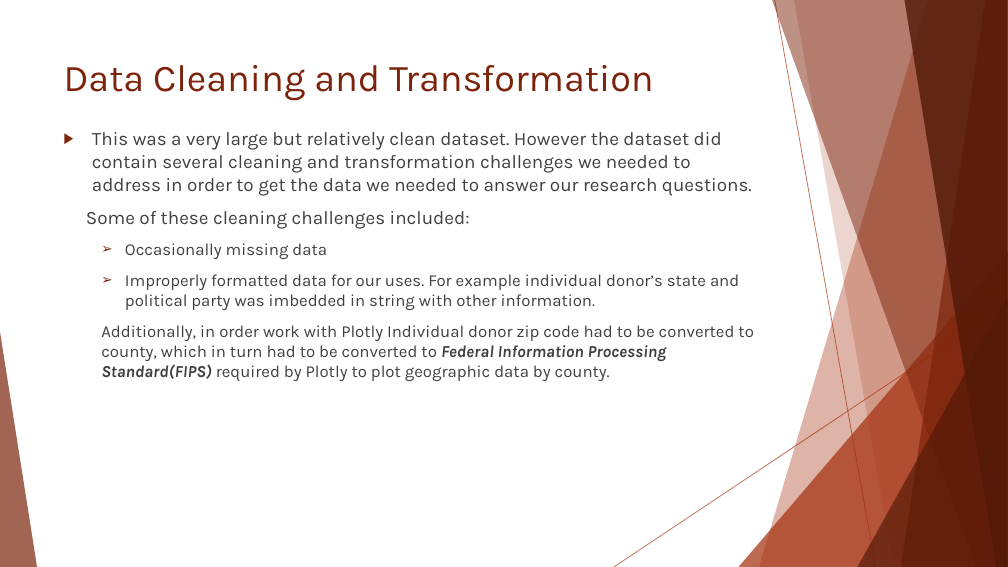
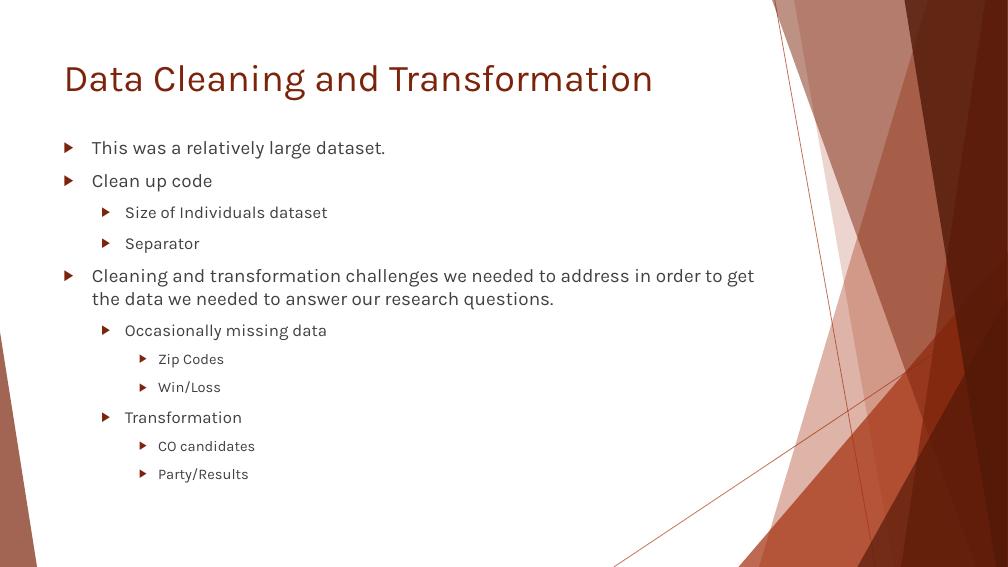
Before and after one commit to dslachar/analysis_of_crp_data, a slide deck: slide 5 of project_presention.pptx. Drawn at 1008x567 pixels with LibreOffice and Linux fonts; fonts in the diff are those of the drawing. Boxes give left, top, right and bottom in pixels: in the first picture for what was removed or moved away, otherwise in the second. Text is boxed around its words. In the diff, an @@ line names an element or a change of style, - is before the commit and + after.

```diff
--- a/project_presention.pptx
+++ b/project_presention.pptx
@@ text "This was a relatively large ...": place and size @@
-text "This was a relatively large ..." at box(86, 132, 753, 381)
+text "This was a relatively large ..." at box(92, 141, 754, 483)
@@ text at box(92, 141, 754, 310): text changed @@
-▶ This was a very large but relatively clean dataset. However the dataset did contain several cleaning and transformation challenges we needed to address in order to get the data we needed to answer our research questions.
-Some of these cleaning challenges included:
+▶ This was a relatively large dataset.
+▶ Clean up code
+  ▶ Size of Individuals dataset
+  ▶ Separator
+▶ Cleaning and transformation challenges we needed to address in order to get the data we needed to answer our research questions.
@@ text at box(125, 324, 327, 340): bullet ➢ to ▶ @@
@@ text at box(125, 354, 255, 483): text changed; size 16 to 14 pt @@
-  ➢ Improperly formatted data for our uses. For example individual donor’s state and political party was imbedded in string with other information.
-  Additionally, in order work with Plotly Individual donor zip code had to be converted to county, which in turn had to be converted to Federal Information Processing Standard(FIPS) required by Plotly to plot geographic data by county.
+    ▶ Zip Codes
+    ▶ Win/Loss
+  ▶ Transformation
+    ▶ CO candidates
+    ▶ Party/Results
```
Also in this commit, not shown: 6 other slides changed, 3 slides added, 2 slides removed.
